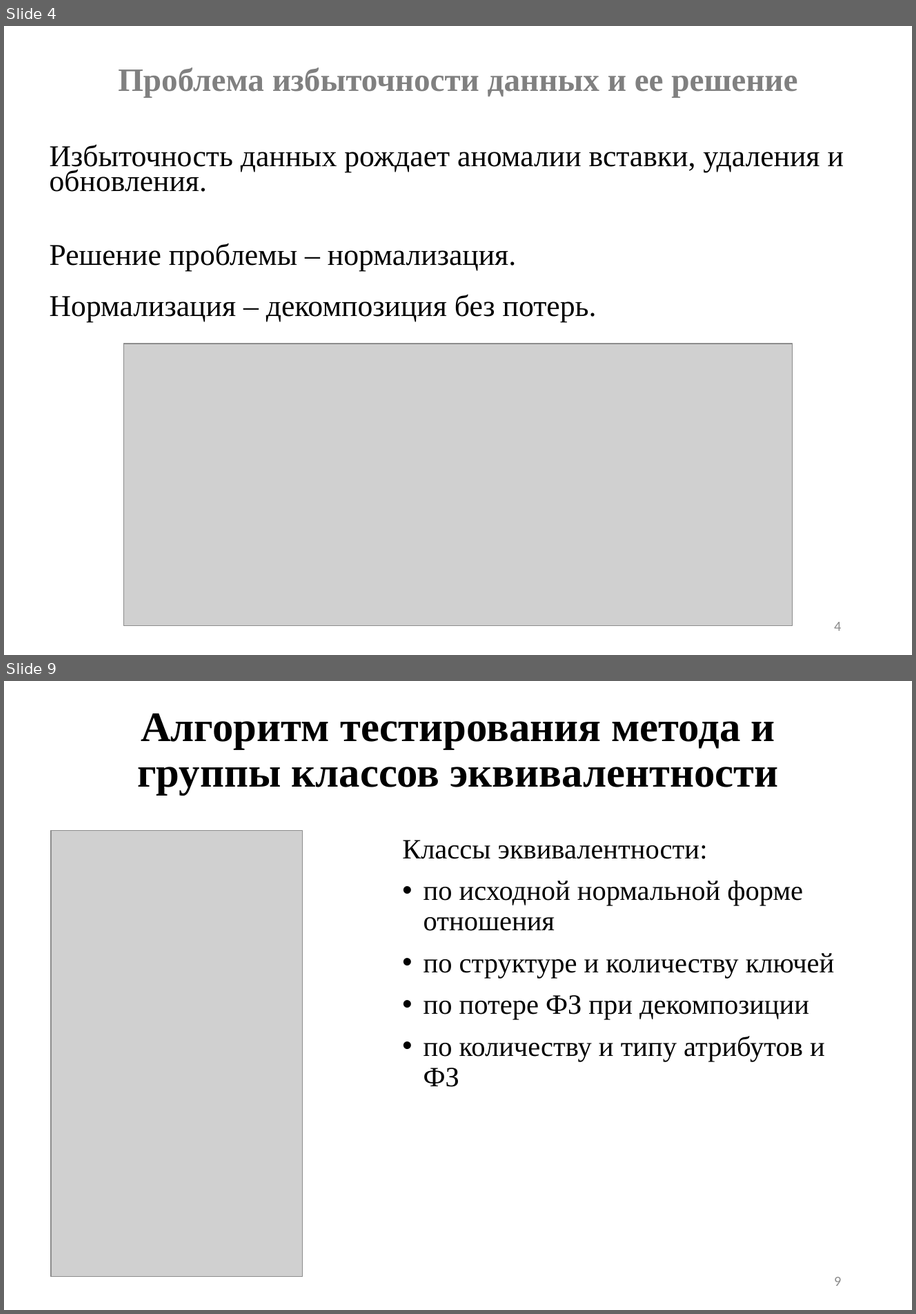
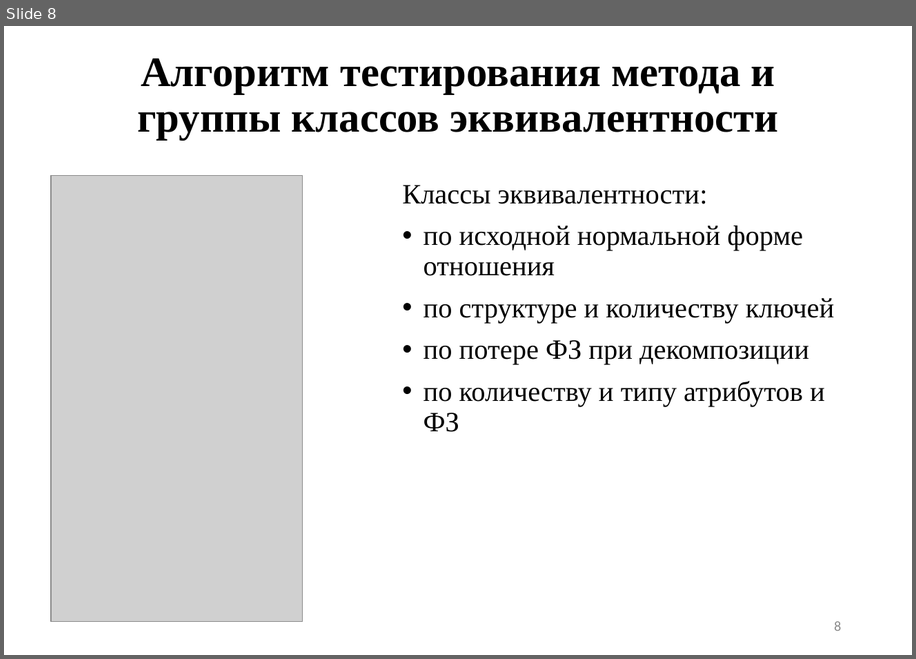
Before and after one commit to sampletext117/auto_normalization, a slide deck: main.pptx. Shown one above the other, each under a label of ours: slides 4 and 9 before the commit, slide 8 after it; the slides between them are not shown. The pictures are 916x1314 and 916x659 pixels, drawn with LibreOffice and Linux fonts; fonts in the diff are those of the drawing; grey boxes stand for pictures. Boxes give left, top, right and bottom in pixels: in the first picture for what was removed or moved away, otherwise in the second. Text is boxed around its words. In the diff, an @@ line names an element or a change of style, - is before the commit and + after.

```diff
--- a/main.pptx
+++ b/main.pptx
@@ slide 4 removed at [4,26,912,655], background #FFFFFF @@
@@ title removed at [118,67,797,98] @@
-Проблема избыточности данных и ее решение
@@ text removed at [50,144,844,321] @@
-Избыточность данных рождает аномалии вставки, удаления и обновления.
-Решение проблемы – нормализация.
-Нормализация – декомпозиция без потерь.
@@ picture removed at [124,344,793,626] @@
@@ page number removed at [834,621,841,630] @@
-4
@@ what was slide 9 is now slide 8 @@
@@ page number at [834,621,841,630]: text changed @@
-9
+8
```
Also in this commit, not shown: 5 slides changed, 4 slides added, 4 other slides removed, 6 other files.
